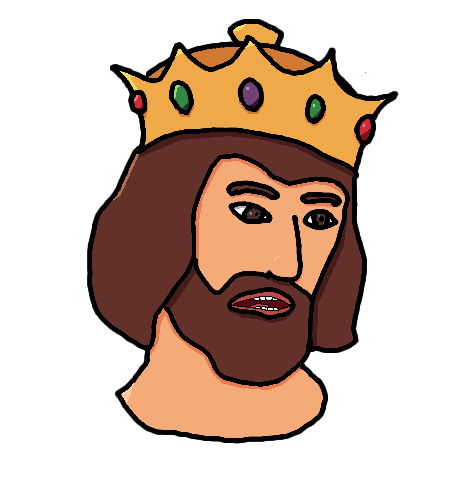
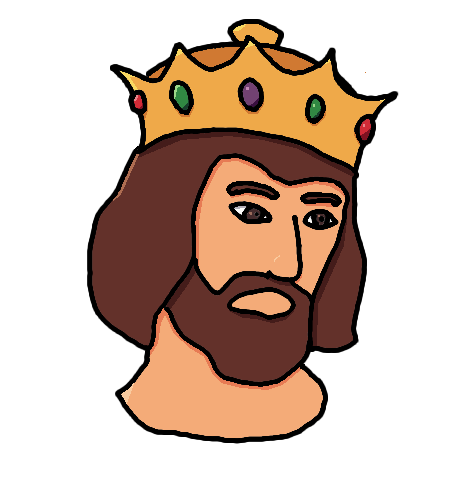
Revision of a layered 453x499 image; what changed, layer by layer:
hid "left tigh #2" over [232, 292, 291, 315]
added layer "left tigh copy #1" above "left tigh" over [226, 181, 342, 207]
painted on "left tigh" over [226, 180, 342, 207]